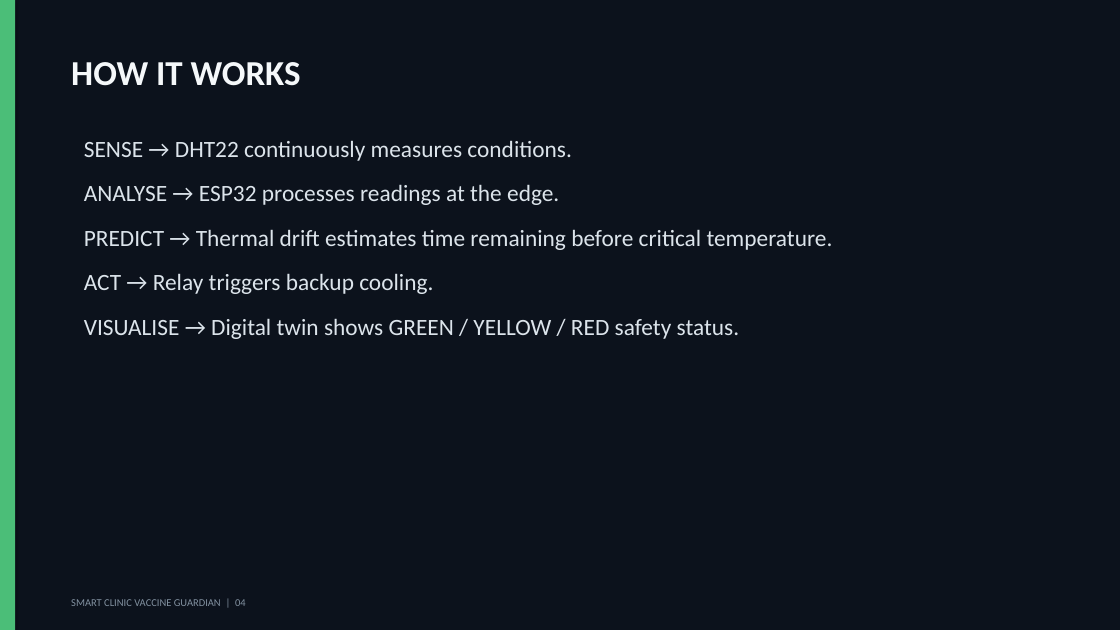
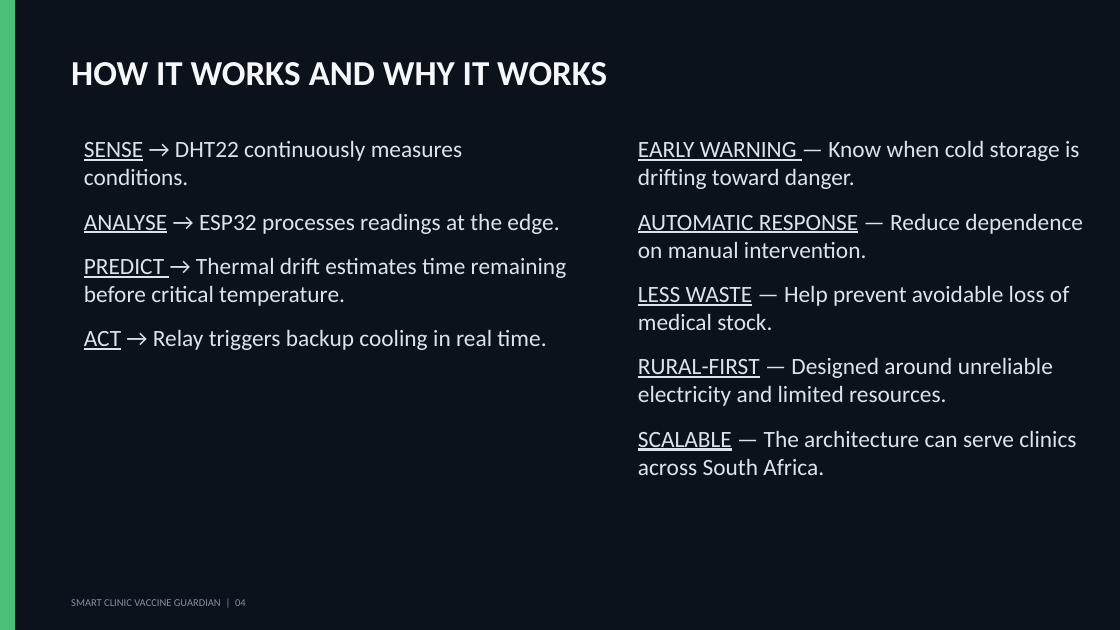
Before and after one commit to CodexHub-hack/codexhub, a slide deck: slide 4 of Smart_Clinic_Vaccine_Guardian_Pitch.pptx. Drawn at 1120x630 pixels with LibreOffice and Linux fonts; fonts in the diff are those of the drawing. Boxes give left, top, right and bottom in pixels: in the first picture for what was removed or moved away, otherwise in the second. Text is boxed around its words. In the diff, an @@ line names an element or a change of style, - is before the commit and + after.

```diff
--- a/Smart_Clinic_Vaccine_Guardian_Pitch.pptx
+++ b/Smart_Clinic_Vaccine_Guardian_Pitch.pptx
@@ text at (71,62,607,86): text changed @@
-HOW IT WORKS
+HOW IT WORKS AND WHY IT WORKS
@@ text at (84,140,566,306): underline on in "SENSE", "ANALYSE", "PREDICT" @@
@@ text added at (638,140,1083,475), 20 pt, text #DCE4EB @@
+EARLY WARNING — Know when cold storage is drifting toward danger.
+AUTOMATIC RESPONSE — Reduce dependence on manual intervention.
+LESS WASTE — Help prevent avoidable loss of medical stock.
+RURAL-FIRST — Designed around unreliable electricity and limited resources.
+SCALABLE — The architecture can serve clinics across South Africa.
@@ text at (84,329,546,350): text changed @@
-ACT → Relay triggers backup cooling.
-VISUALISE → Digital twin shows GREEN / YELLOW / RED safety status.
+ACT → Relay triggers backup cooling in real time.
```
Also in this commit, not shown: 3 other slides changed, 1 slide added, 4 slides removed.
